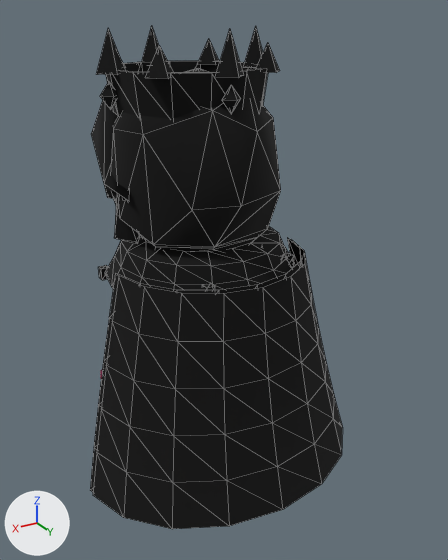
What one commit did to the glTF model packages/client/public/models/hero-roi.glb.
Before and after are seen from a camera (50 mm lens) standing at (0.924, 1.733, 1.455) and looking at (-0.026, 0.149, 0.664). The lights are fixed; the arrows at lower left show +X, +Y and +Z. The picture after the commit comes second. Mesh edges are drawn as thin lines. Vertices at exactly the same position are counted once.

In view in the first picture: 'hero:roi'.
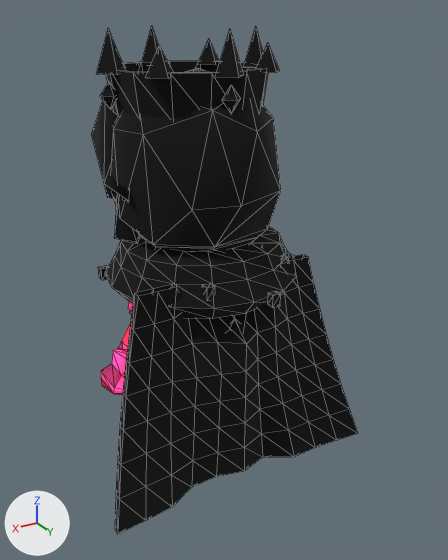
Pixel boxes [x1, y1, x2, y2] of what changed, in the pictures (448 x 560 px):
'hero:roi', reshaped: before [90, 26, 343, 529]; after [91, 26, 358, 534]
part 1 of me_soldier_0, rebuilt: before [93, 239, 343, 529]; after [115, 254, 358, 534]
part 2 of me_soldier_0, deleted (mostly hidden): before [90, 238, 303, 492]

The change, as a list of edits to the scene's bpy script:
```text
Change me_soldier_0:
    used by ob_hero_roi; location = (0.0, 0.0, 0.0)
    remove me_soldier_0.from_pydata(...)  # 1191 vertices, 1861 faces; spans x -0.483..0.483, y -0.324..0.546, z 0.0..1.419
    add me_soldier_0.from_pydata(...)  # 1269 vertices, 2047 faces; spans x -0.462..0.476, y -0.324..0.377, z 0.0..1.419
    me_soldier_0 part 1: the loose piece of 54 vertices spanning x -0.483..0.483, y 0.116..0.546, z 0.04..0.74 is rebuilt with 176 vertices and now spans x -0.462..0.476, y 0.003..0.377, z 0.04..0.72
    me_soldier_0 part 2: the loose piece of 54 vertices spanning x -0.483..0.483, y 0.091..0.521, z 0.04..0.74 is deleted
    other edits to the shape of me_soldier_0 do not show in these pictures
```
